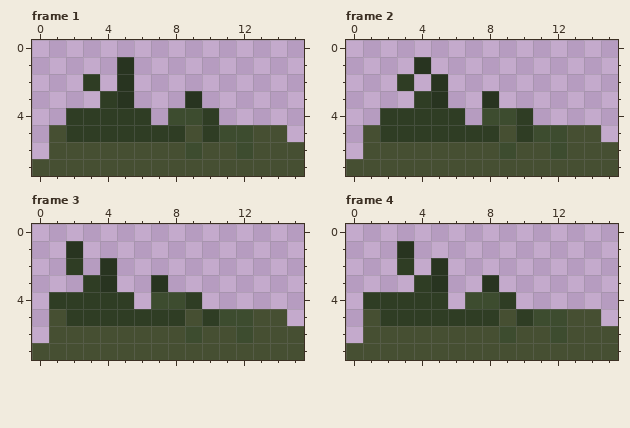
File history of a pixel-art file, assets/textures/outside/grass_3.ase. That is the earlier state.
16x8 pixels, 8 frames. Colours within 5 levels of each other are drawn and written as one. Shown: frame 1, frame 2, frame 3, frame 4. The commit also changed other frames, which this record leaves out.
The same view after the edit:
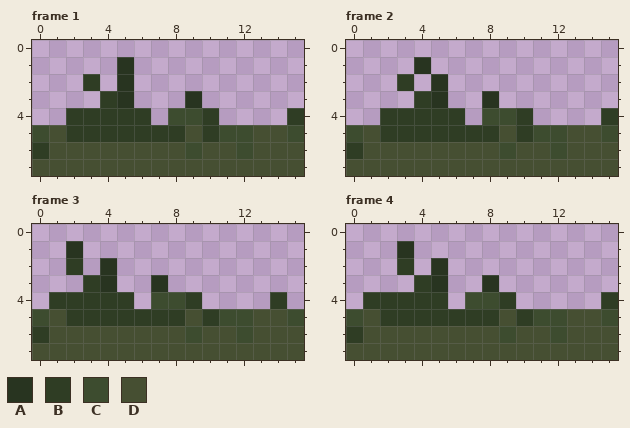
Palette (. is transparent): A #283420  B #2f3d24  C #3d4c2f  D #464f32
Commit message: Fixed grass sprites and added upper environment drawer
The exact change:
Frame 1:
Colour B is added in row 4 at x 15; in row 6 at x 0.
Colour C is added in row 5 at x 0 and 15.
Frame 2: the same change as frame 1
Frame 3:
Colour B is added in row 4 at x 14; in row 6 at x 0.
Colour C is added in row 5 at x 0 and 15.
Frame 4: the same change as frame 1
